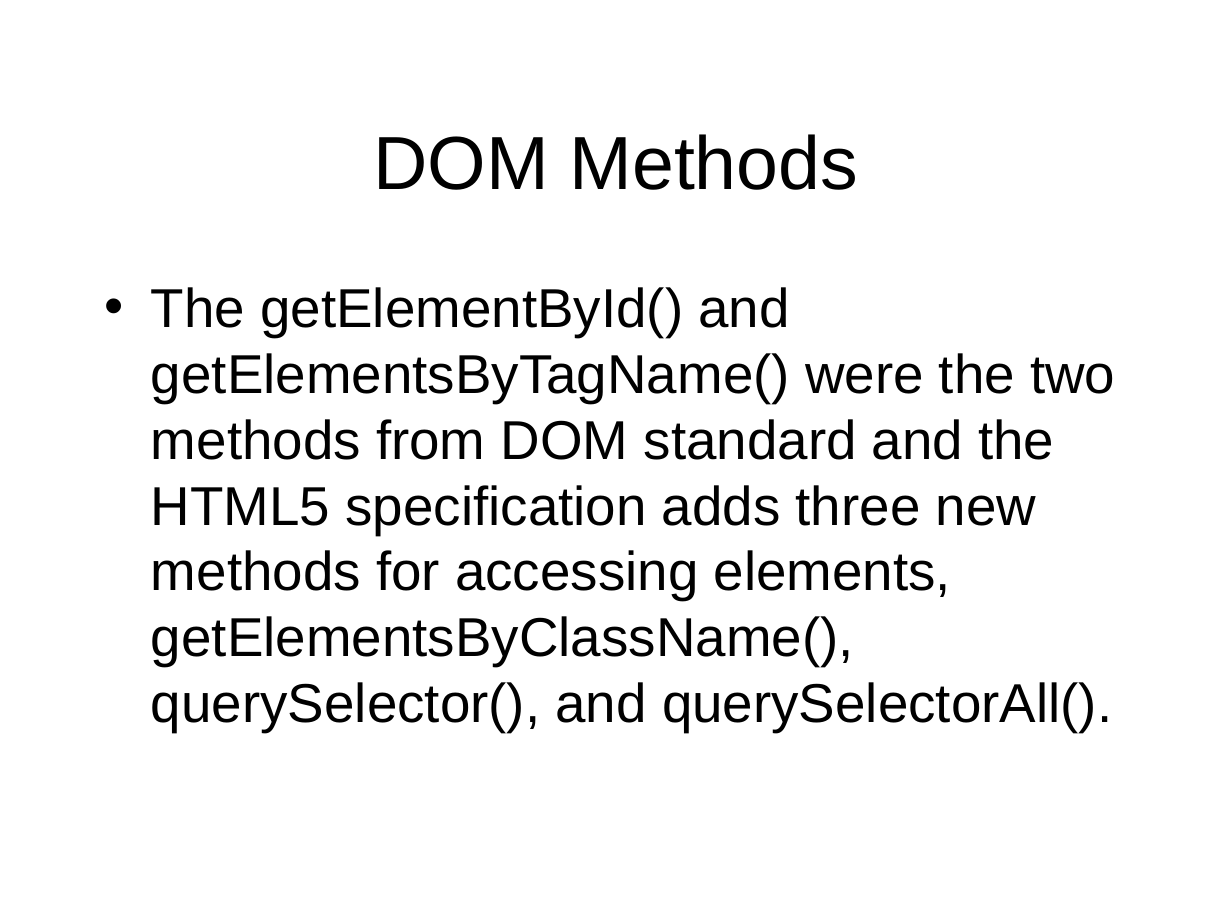
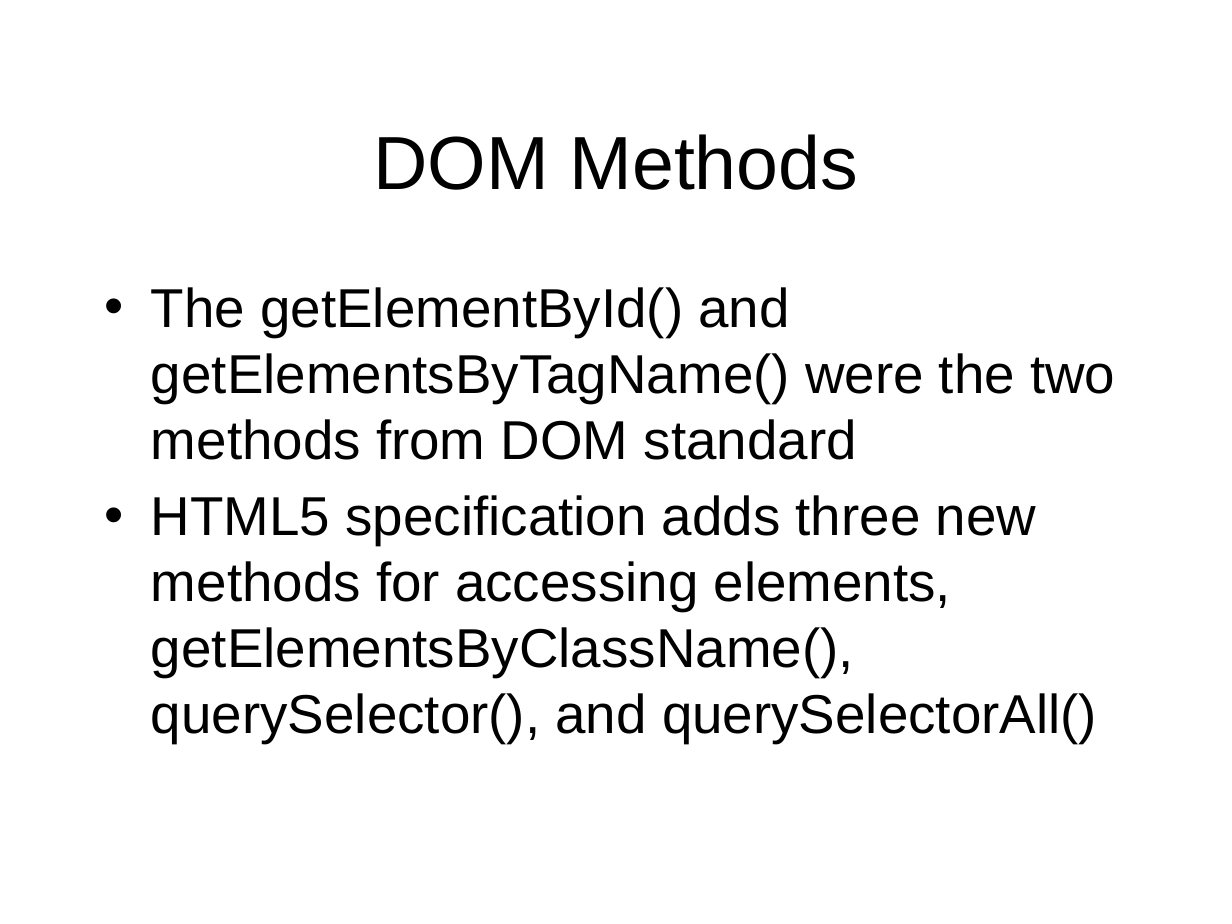
Before and after one commit to octaviordz/zjnu2017.github.io, a slide deck: slide 14 of WAD/lectures/140--Objects.and.DOM.pptx (slide 10 before the commit). Drawn at 1232x924 pixels with LibreOffice and Linux fonts; fonts in the diff are those of the drawing. Boxes give left, top, right and bottom in pixels: in the first picture for what was removed or moved away, otherwise in the second. Text is boxed around its words. In the diff, an @@ line names an element or a change of style, - is before the commit and + after.

```diff
--- a/WAD/lectures/140--Objects.and.DOM.pptx
+++ b/WAD/lectures/140--Objects.and.DOM.pptx
@@ text at [151, 287, 1115, 743]: text changed @@
-• The getElementById() and getElementsByTagName() were the two methods from DOM standard and the HTML5 specification adds three new methods for accessing elements, getElementsByClassName(), querySelector(), and querySelectorAll().
+• The getElementById() and getElementsByTagName() were the two methods from DOM standard
+• HTML5 specification adds three new methods for accessing elements, getElementsByClassName(), querySelector(), and querySelectorAll()
```
Also in this commit, not shown: 10 other slides changed, 4 slides added, 3 other files.
